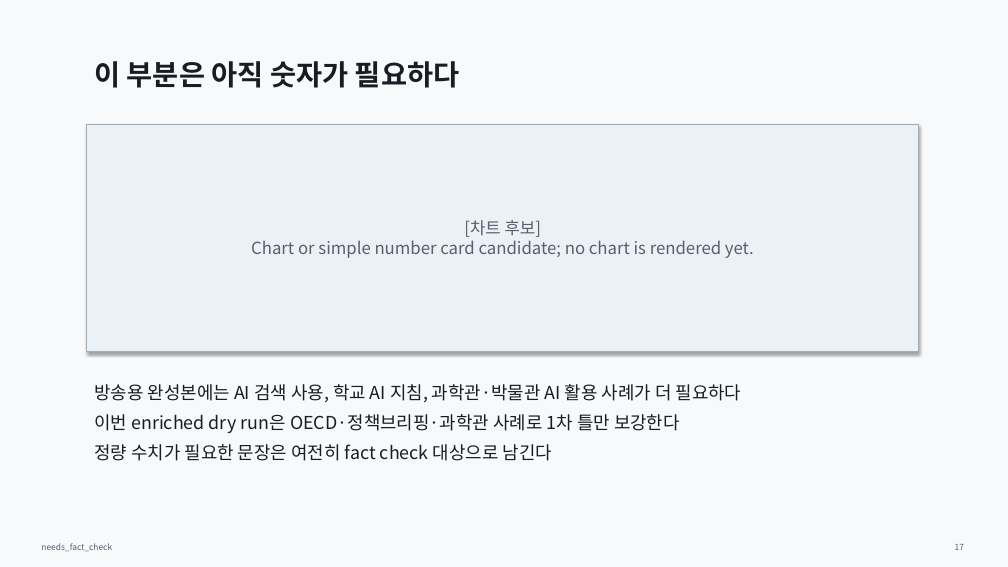
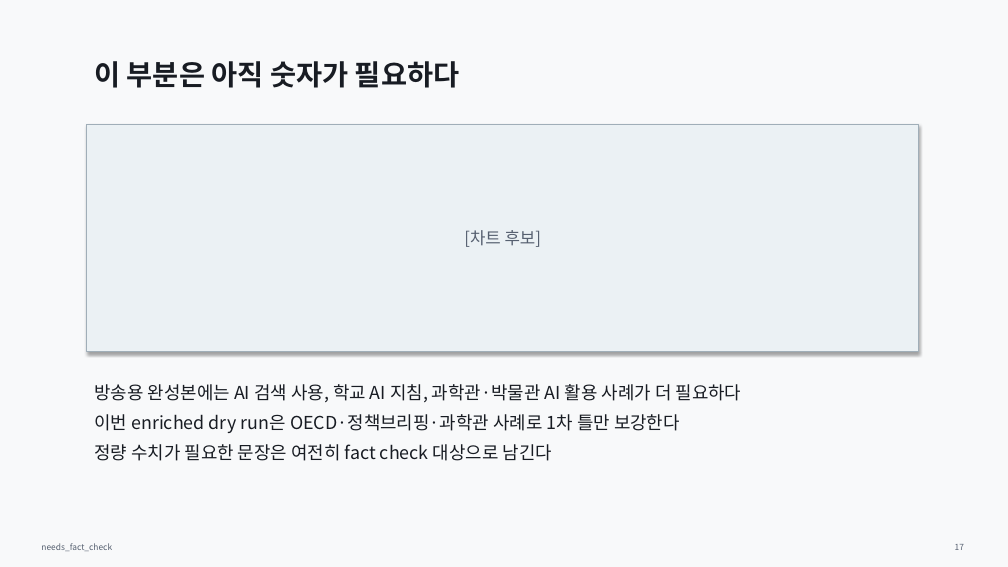
Before and after one commit to Rlearnchan/luddite, a slide deck: slide 17 of outputs/pptx/ai_knowledge_institution_draft.pptx. Drawn at 1008x567 pixels with LibreOffice and Linux fonts; fonts in the diff are those of the drawing. Boxes give left, top, right and bottom in pixels: in the first picture for what was removed or moved away, otherwise in the second. Text is boxed around its words. In the diff, an @@ line names an element or a change of style, - is before the commit and + after.

```diff
--- a/outputs/pptx/ai_knowledge_institution_draft.pptx
+++ b/outputs/pptx/ai_knowledge_institution_draft.pptx
@@ text in rectangle at box(464, 230, 542, 247): text changed @@
-[차트 후보]
-Chart or simple number card candidate; no chart is rendered yet.
+[차트 후보]
```
Also in this commit, not shown: 10 other slides changed, 7 other files.
